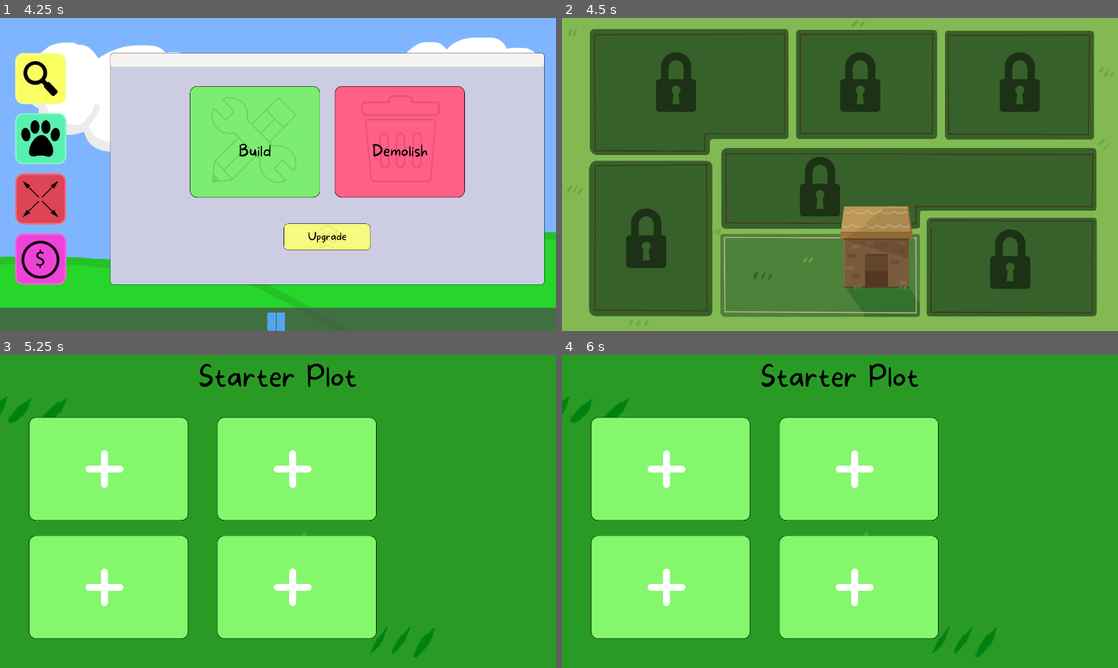
Above: before the commit, frames 1-4 (two rows, left to right).
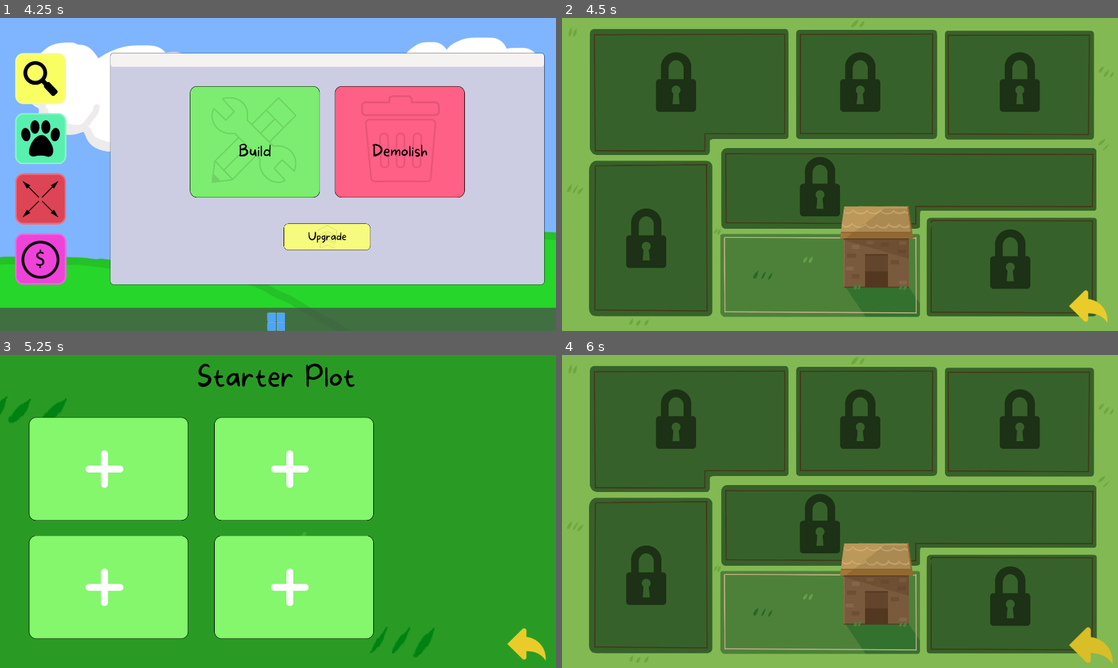
Above: after the commit, the same moments.

Repository: Gray-Alec58/gam-capstone
Game: Godot game, scene res://Scenes/start_screen.tscn
The game is run twice, just before and just after one commit, with the same random seed, the same clock (stepped at 60 frames per second) and the same inputs.
Inputs (mouse positions are in pixels of both pictures, inside the frame that each line leads up to):
- Up to frame 1 (4.25 s): click "START" at 0.5 s; tap Enter at 1.25 s; move the mouse to (311, 149) at 1.27 s; click (311, 149) at 1.42 s; click (38, 77) at 2 s; click (38, 140) at 2.75 s; click (38, 199) at 3.5 s
- Up to frame 2 (4.5 s): click "Build" at 4.25 s
- Up to frame 3 (5.25 s): click (272, 605) at 5 s
- Up to frame 4 (6 s): click (1095, 652) at 5.77 s

Frame 1 is identical in both runs. In frame 2, 0.3% of the frame differs, in the area x 91-99%, y 86-98%; in frame 3, 2.0%; in frame 4, 100%, in the area x 0-100%, y 0-100%.

Commit message:
added back arrow

Diff:
--- a/Scenes/Building_Ui.tscn
+++ b/Scenes/Building_Ui.tscn
@@ -10,6 +10,9 @@
 [ext_resource type="Texture2D" uid="uid://b5rnqd365132v" path="res://Art/UI_Exports/BuildingScene/BuildItemNorm.png" id="7_mkcib"]
 [ext_resource type="Texture2D" uid="uid://bexfkbsr3dnj5" path="res://Art/UI_Exports/BuildingScene/BuildItemClick.png" id="8_1inf0"]
 [ext_resource type="Texture2D" uid="uid://bm57fn8ocngtb" path="res://Art/UI_Exports/BuildingScene/BuildItemHover.png" id="9_14tuw"]
+[ext_resource type="Texture2D" uid="uid://cmad28aext0y1" path="res://Art/UI_Exports/Map/BackArrowNorm.png" id="11_14tuw"]
+[ext_resource type="Texture2D" uid="uid://e158mk1dsqjb" path="res://Art/UI_Exports/Map/BackArrowClick.png" id="12_nvbxt"]
+[ext_resource type="Texture2D" uid="uid://qjlwaujtrhww" path="res://Art/UI_Exports/Map/BackArrowHover.png" id="13_rffyn"]
 
 [node name="BuildingUi" type="Control" unique_id=805416022]
 layout_mode = 3
@@ -35,6 +38,7 @@
 grow_vertical = 2
 theme_override_constants/margin_left = 0
 theme_override_constants/margin_top = 15
+theme_override_constants/margin_right = 10
 script = ExtResource("2_tbc8r")
 
 [node name="BuildtabContainer" type="MarginContainer" parent="Background/BuildSceneContainer" unique_id=747126346]
@@ -163,4 +167,15 @@
 theme_override_font_sizes/font_size = 100
 text = "Starter Plot"
 
+[node name="BackArrowTextB" type="TextureButton" parent="Background/BuildSceneContainer" unique_id=174822572]
+layout_mode = 2
+size_flags_horizontal = 8
+size_flags_vertical = 8
+offset_transform_enabled = true
+offset_transform_position = Vector2(-25, -25)
+texture_normal = ExtResource("11_14tuw")
+texture_pressed = ExtResource("12_nvbxt")
+texture_hover = ExtResource("13_rffyn")
+
 [connection signal="pressed" from="Background/BuildSceneContainer/BuildSlotContainer/VBoxContainer/BuildSlot1TextB" to="Background/BuildSceneContainer" method="_on_build_slot_1_text_b_pressed"]
+[connection signal="pressed" from="Background/BuildSceneContainer/BackArrowTextB" to="Background/BuildSceneContainer" method="_on_back_arrow_text_b_pressed"]
--- a/Scenes/Map_Scene.tscn
+++ b/Scenes/Map_Scene.tscn
@@ -5,6 +5,9 @@
 [ext_resource type="Texture2D" uid="uid://bdxopu0c4746y" path="res://Art/UI_Exports/Map/StarterPlot.png" id="2_yvtcl"]
 [ext_resource type="Texture2D" uid="uid://fxfmmhaj8t07" path="res://Art/UI_Exports/Map/StarterPlotClick.png" id="3_wphop"]
 [ext_resource type="Texture2D" uid="uid://bgqwq4mwednog" path="res://Art/UI_Exports/Map/StarterPlotHover.png" id="4_jm3e7"]
+[ext_resource type="Texture2D" uid="uid://cmad28aext0y1" path="res://Art/UI_Exports/Map/BackArrowNorm.png" id="6_1asfg"]
+[ext_resource type="Texture2D" uid="uid://e158mk1dsqjb" path="res://Art/UI_Exports/Map/BackArrowClick.png" id="7_w2b8q"]
+[ext_resource type="Texture2D" uid="uid://qjlwaujtrhww" path="res://Art/UI_Exports/Map/BackArrowHover.png" id="8_cv880"]
 
 [node name="Map_Scene" type="Node2D" unique_id=1997719588]
 
@@ -31,4 +34,21 @@
 ignore_texture_size = true
 stretch_mode = 4
 
+[node name="BackArrowTextB" type="TextureButton" parent="MapBG" unique_id=809049722]
+anchors_preset = 3
+anchor_left = 1.0
+anchor_top = 1.0
+anchor_right = 1.0
+anchor_bottom = 1.0
+offset_left = -1130.25
+offset_top = -680.0
+offset_right = -996.25
+offset_bottom = -568.0
+grow_horizontal = 0
+grow_vertical = 0
+texture_normal = ExtResource("6_1asfg")
+texture_pressed = ExtResource("7_w2b8q")
+texture_hover = ExtResource("8_cv880")
+
 [connection signal="pressed" from="MapBG/StarterPlotTextB" to="MapBG" method="_on_starter_plot_text_b_pressed"]
+[connection signal="pressed" from="MapBG/BackArrowTextB" to="MapBG" method="_on_back_arrow_text_b_pressed"]
--- a/Scenes/build_scene_container.gd
+++ b/Scenes/build_scene_container.gd
@@ -5,3 +5,7 @@
 #When build slot is pressed Builing tab appears
 func _on_build_slot_1_text_b_pressed() -> void:
 	$BuildtabContainer.visible = true
+
+
+func _on_back_arrow_text_b_pressed() -> void:
+	get_tree().change_scene_to_file("res://Scenes/Map_Scene.tscn")
--- a/Scenes/map_bg.gd
+++ b/Scenes/map_bg.gd
@@ -13,3 +13,7 @@
 #When starter plot is pressed goes to building scene
 func _on_starter_plot_text_b_pressed() -> void:
 	get_tree().change_scene_to_file("res://Scenes/Building_Ui.tscn")
+
+
+func _on_back_arrow_text_b_pressed() -> void:
+	get_tree().change_scene_to_file("res://Scenes/computer_background.tscn")
Binary file added: Art/UI_Exports/Map/BackArrowClick.png
Not shown, added: Art/UI_Exports/Map/BackArrowClick.png.import
Binary file added: Art/UI_Exports/Map/BackArrowHover.png
Not shown, added: Art/UI_Exports/Map/BackArrowHover.png.import
Binary file added: Art/UI_Exports/Map/BackArrowNorm.png
Not shown, added: Art/UI_Exports/Map/BackArrowNorm.png.import
Not shown, changed: .DS_Store
Not shown, changed: Art/.DS_Store
Not shown, changed: Art/UI_Exports/.DS_Store
